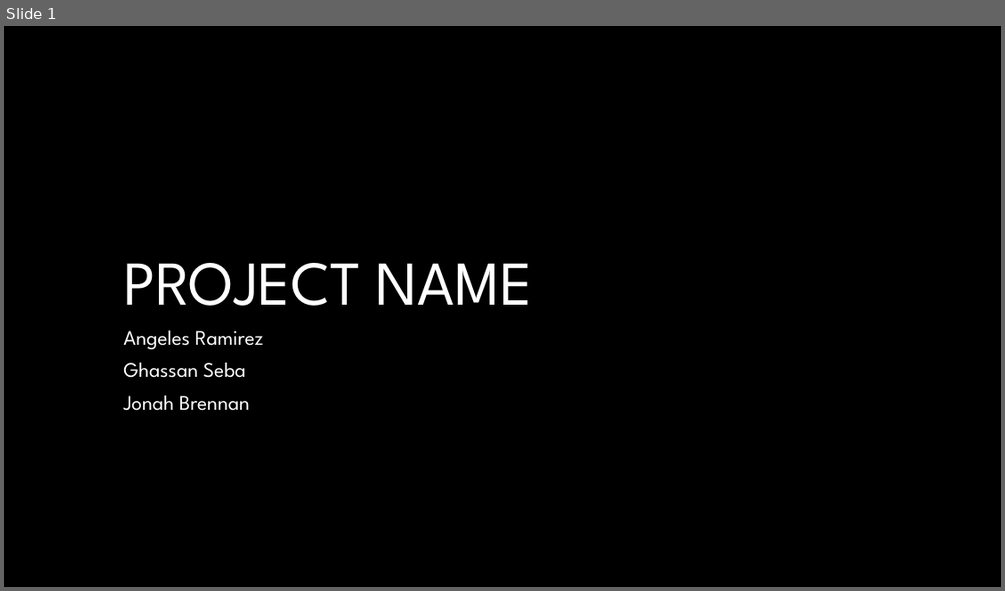
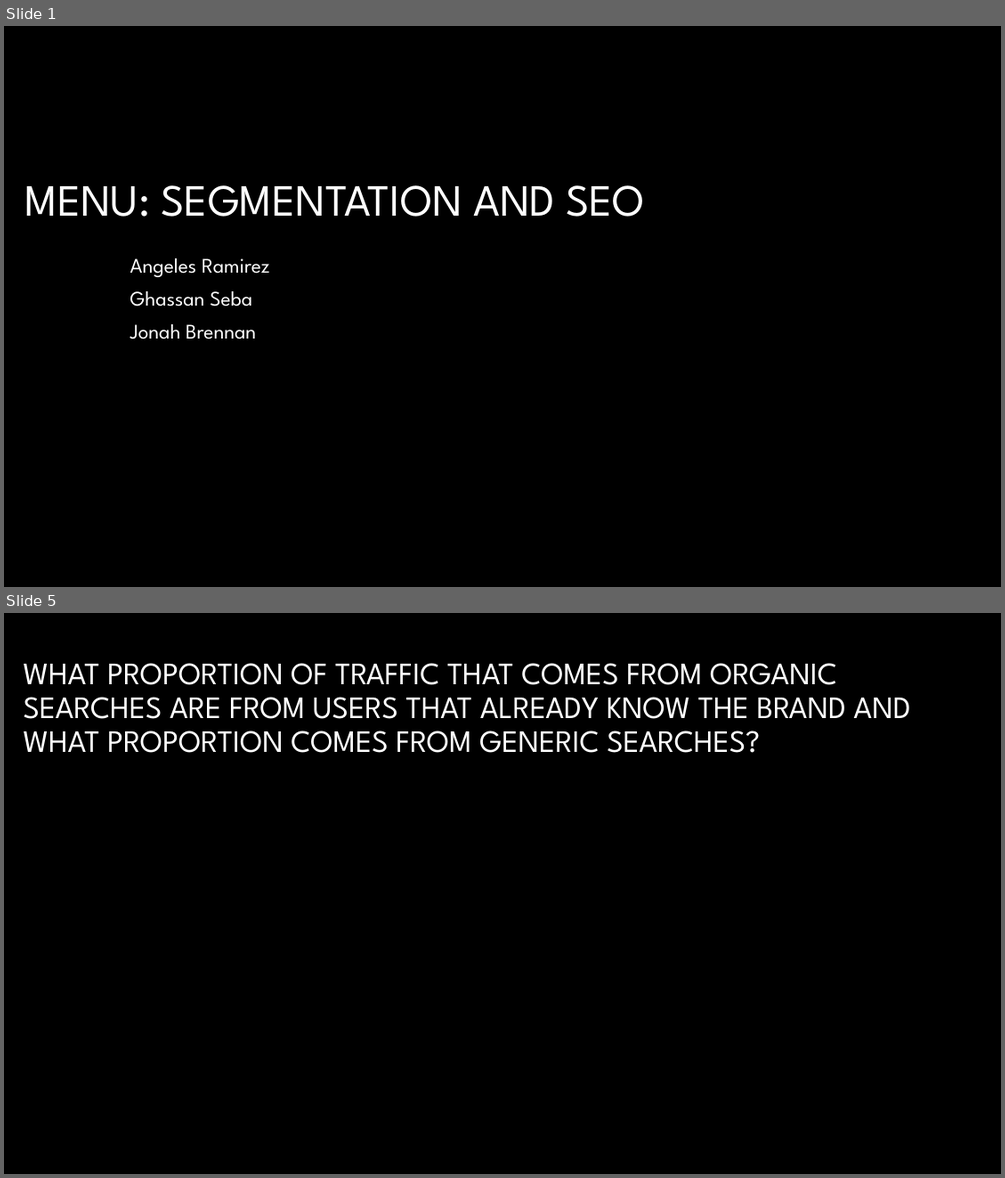
Before and after one commit to gseba/jaguars_project, a slide deck: Jaguars_Project_PPT.pptx. Shown one above the other, each under a label of ours: slide 1 before the commit, slides 1 and 5 after it; the slides between them are not shown. The pictures are 1005x591 and 1005x1178 pixels, drawn with LibreOffice and Linux fonts; fonts in the diff are those of the drawing; background and template pictures are left out. Boxes give left, top, right and bottom in pixels: in the first picture for what was removed or moved away, otherwise in the second. Text is boxed around its words. In the diff, an @@ line names an element or a change of style, - is before the commit and + after.

Commit message:
project scope update

```diff
--- a/Jaguars_Project_PPT.pptx
+++ b/Jaguars_Project_PPT.pptx
@@ slide 5 added at (4, 613, 1001, 1174), background #000000 @@
@@ title added at (24, 663, 910, 753), 30 pt, text #FFFFFF @@
+WHAT PROPORTION OF TRAFFIC THAT COMES FROM ORGANIC SEARCHES ARE FROM USERS THAT ALREADY KNOW THE BRAND AND WHAT PROPORTION COMES FROM GENERIC SEARCHES?
@@ slide 1 changed as well @@
@@ title at (25, 185, 645, 216): text changed; size 60 to 43 pt @@
-PROJECT NAME
+MENU: SEGMENTATION AND SEO
@@ subtitle "Angeles Ramirez": place and size @@
-subtitle "Angeles Ramirez" at (123, 330, 264, 410)
+subtitle "Angeles Ramirez" at (130, 258, 270, 339)
```
Also in this commit, not shown: 6 other slides added, 7 slides removed, 1 other file.
